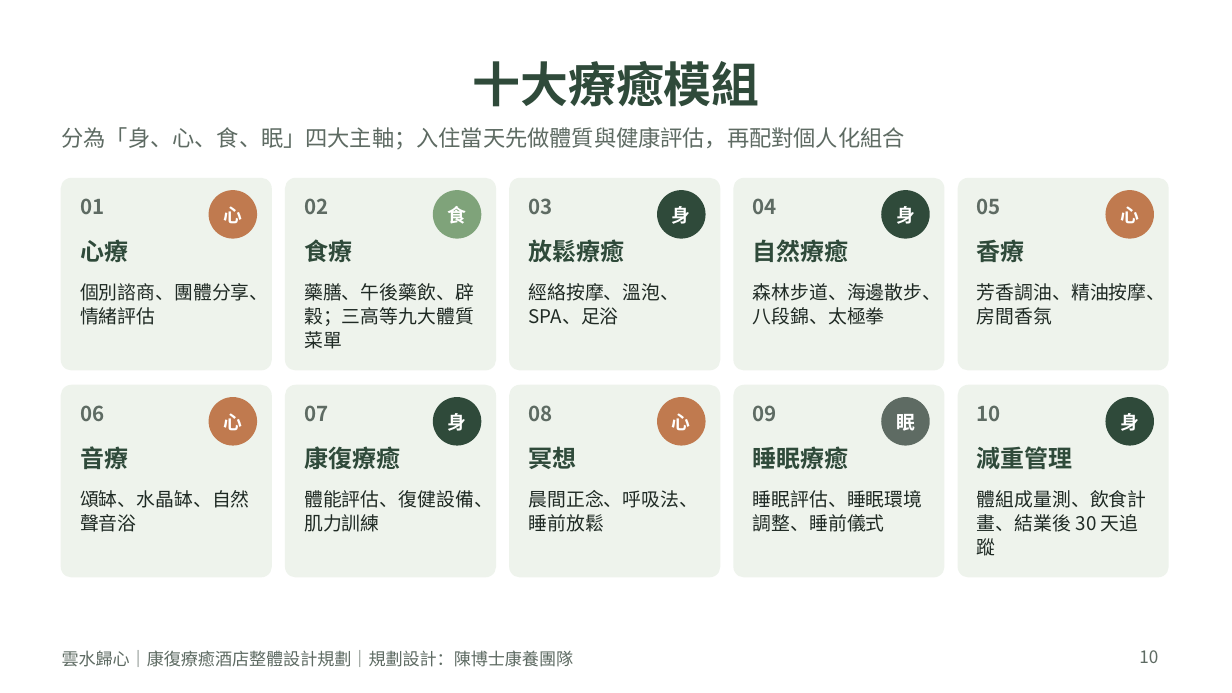
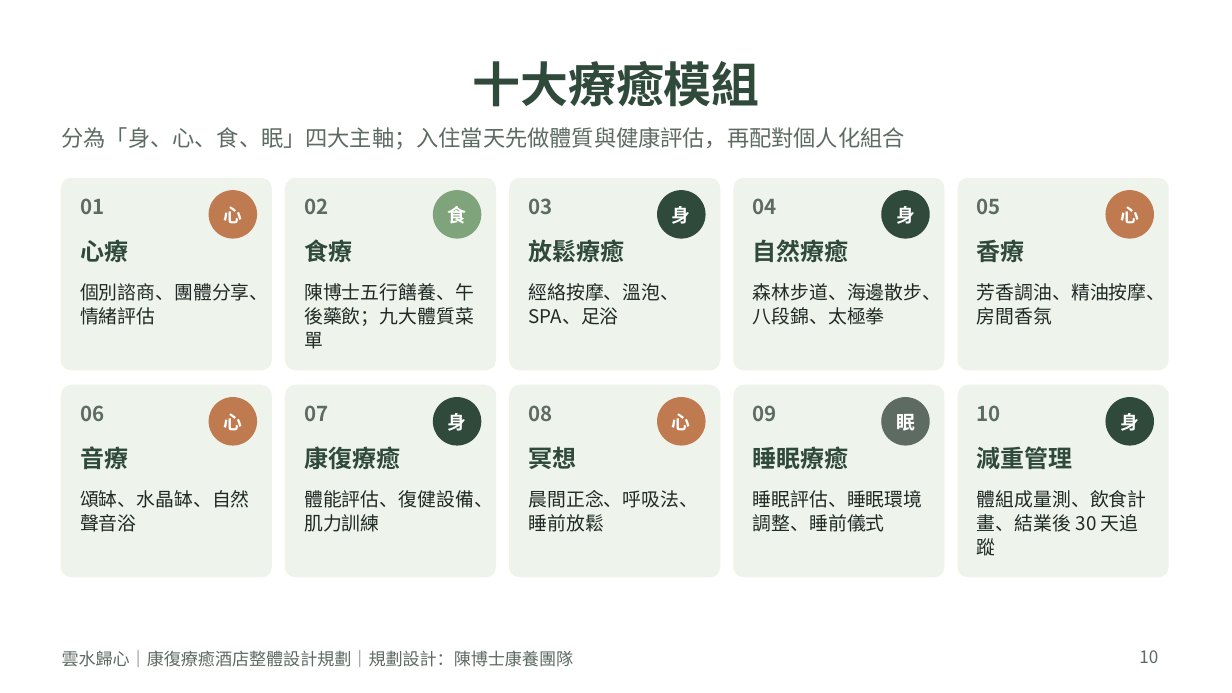
Before and after one commit to yes039/yes039, a slide deck: slide 10 of 雲水歸心_康復療癒酒店整體設計規劃.pptx. Drawn at 1232x693 pixels with LibreOffice and Linux fonts; fonts in the diff are those of the drawing. Boxes give left, top, right and bottom in pixels: in the first picture for what was removed or moved away, otherwise in the second. Text is boxed around its words. In the diff, an @@ line names an element or a change of style, - is before the commit and + after.

```diff
--- a/雲水歸心_康復療癒酒店整體設計規劃.pptx
+++ b/雲水歸心_康復療癒酒店整體設計規劃.pptx
@@ text at box(304, 283, 474, 349): text changed @@
-藥膳、午後藥飲、辟穀；三高等九大體質菜單
+陳博士五行饍養、午後藥飲；九大體質菜單
```
Also in this commit, not shown: 3 other slides changed, 1 slide added, 1 slide removed, 1 other file.
